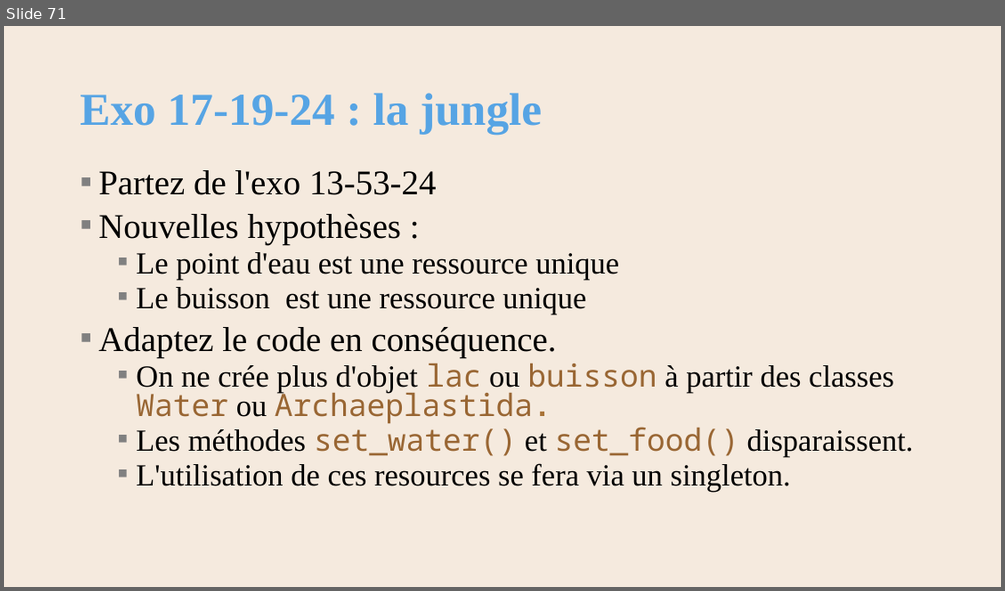
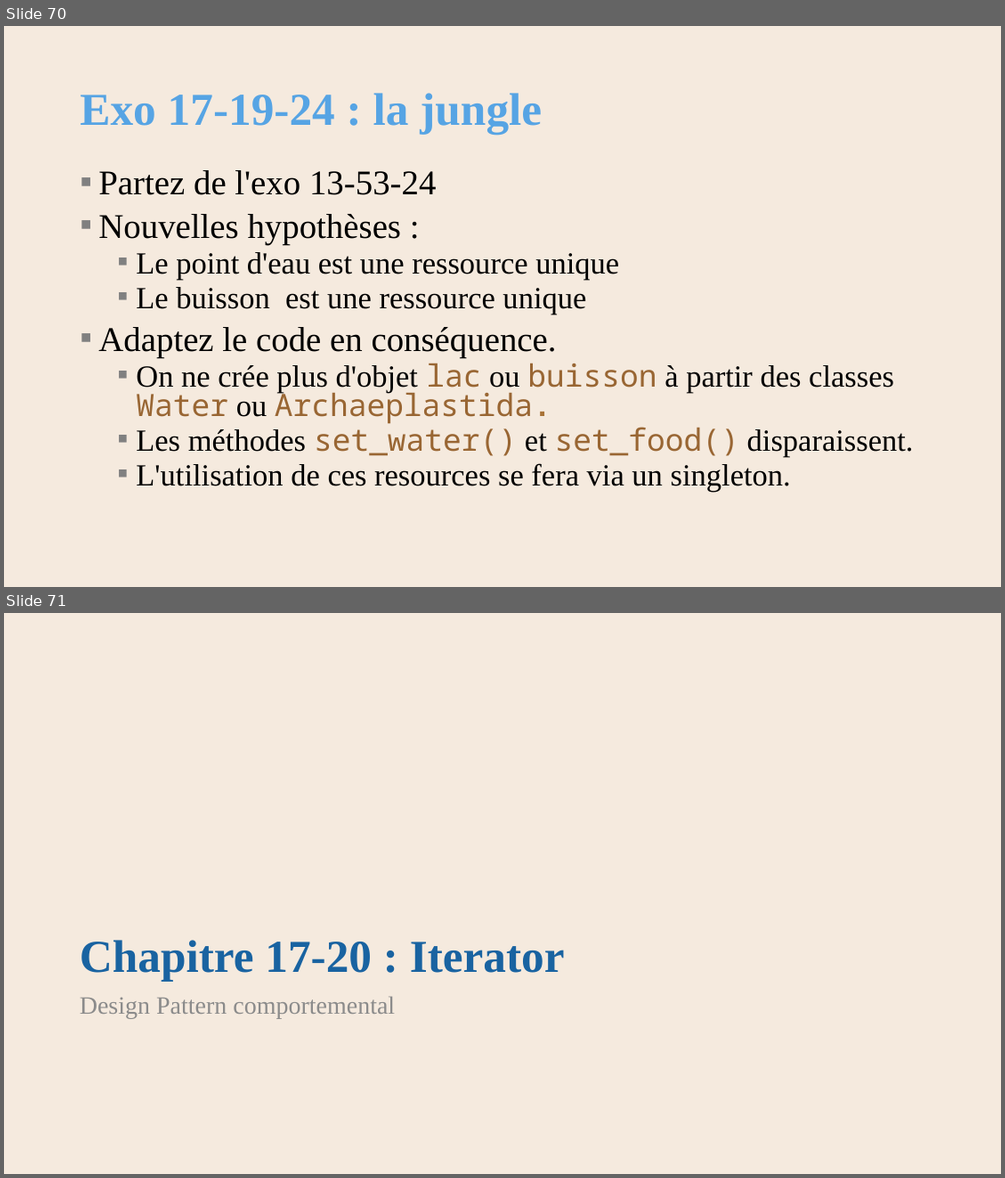
Before and after one commit to AlainWafflard/4IPO3, a slide deck: 17-POO-design-pattern/syllabus_17.pptx. Shown one above the other, each under a label of ours: slide 71 before the commit, slides 70 and 71 after it. The pictures are 1005x591 and 1005x1178 pixels, drawn with LibreOffice and Linux fonts; fonts in the diff are those of the drawing; background and template pictures are left out. Boxes give left, top, right and bottom in pixels: in the first picture for what was removed or moved away, otherwise in the second. Text is boxed around its words. In the diff, an @@ line names an element or a change of style, - is before the commit and + after.

Commit message:
design pattern : update Iterator ; add Strategy

```diff
--- a/17-POO-design-pattern/syllabus_17.pptx
+++ b/17-POO-design-pattern/syllabus_17.pptx
@@ slide 71 added at (4,613,1001,1174), background #F5EADE @@
@@ title added at (80,940,565,981), 44 pt, text #1963A1, bold @@
+Chapitre 17-20 : Iterator
@@ text added at (80,996,395,1018), 24 pt, text #8C8C8C @@
+Design Pattern comportemental
@@ what was slide 71 is now slide 70 @@
```
Also in this commit, not shown: 4 slides changed, 5 other slides added, 1 slide removed, 3 other files.
